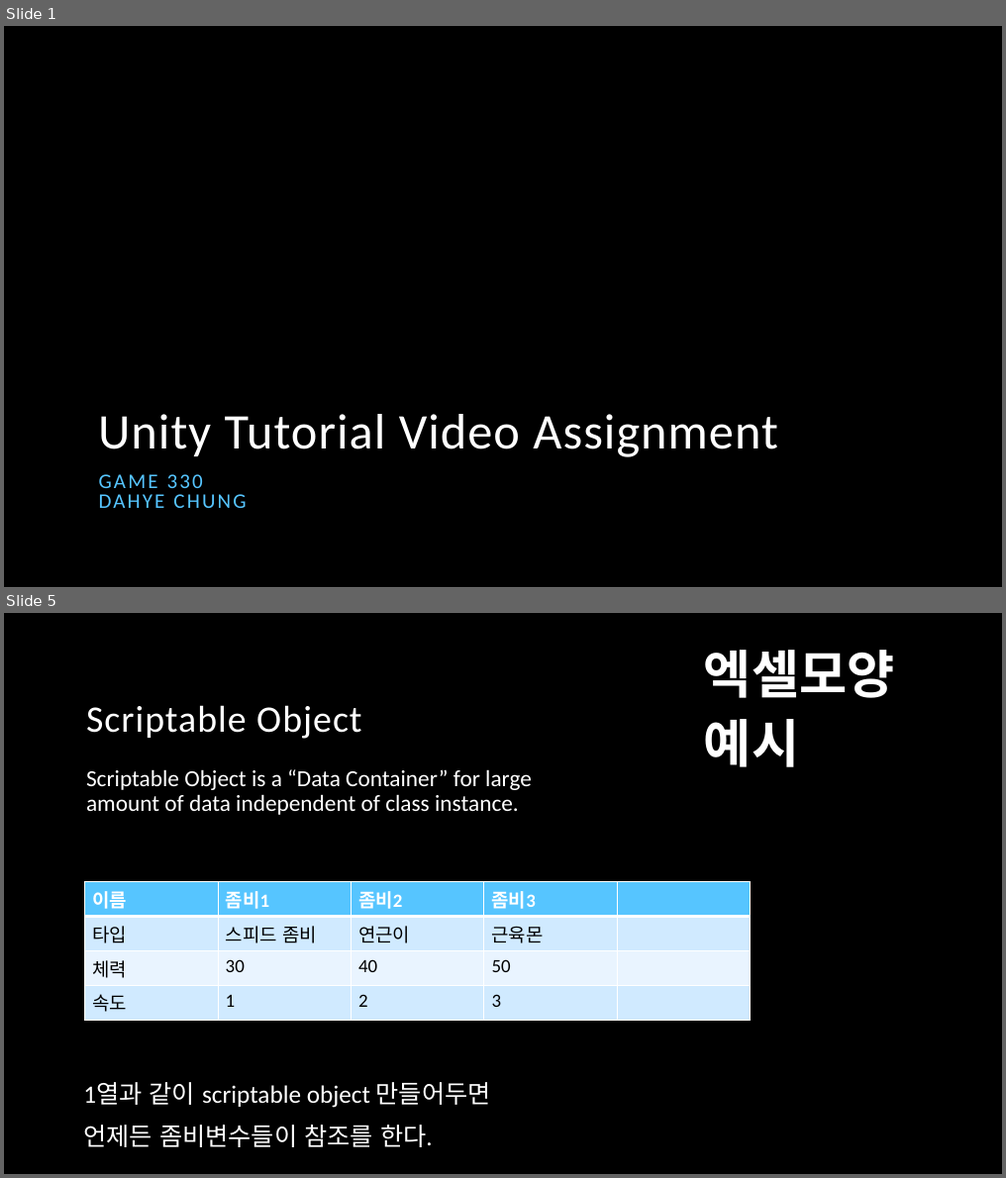
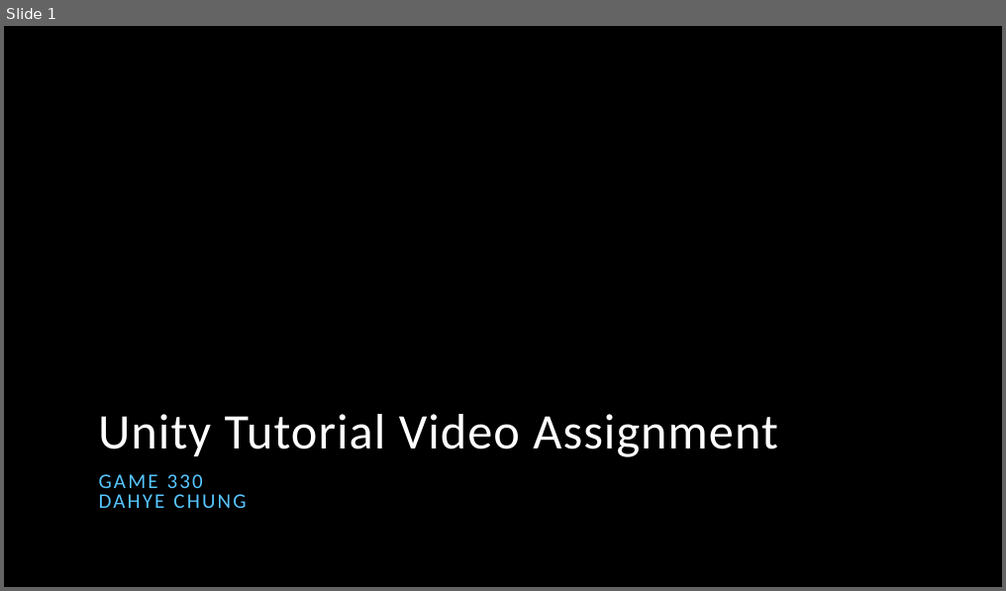
Before and after one commit to DahyeChung/2023Fall, a slide deck: Game 330 Unity/Unity Tutorial/Scriptable Object Tutorial.pptx. Shown one above the other, each under a label of ours: slides 1 and 5 before the commit, slide 1 after it; the slides between them are not shown. The pictures are 1006x1178 and 1006x591 pixels, drawn with LibreOffice and Linux fonts; fonts in the diff are those of the drawing; background and template pictures are left out. Boxes give left, top, right and bottom in pixels: in the first picture for what was removed or moved away, otherwise in the second. Text is boxed around its words. In the diff, an @@ line names an element or a change of style, - is before the commit and + after.

```diff
--- a/Game 330 Unity/Unity Tutorial/Scriptable Object Tutorial.pptx
+++ b/Game 330 Unity/Unity Tutorial/Scriptable Object Tutorial.pptx
@@ slide 5 removed at (4, 613, 1002, 1174), background picture (left out) @@
@@ text removed at (704, 650, 895, 767) @@
-엑셀모양
-예시
@@ title removed at (86, 705, 361, 739) @@
-Scriptable Object
@@ text removed at (86, 769, 532, 815) @@
-Scriptable Object is a “Data Container” for large amount of data independent of class instance.
@@ table removed at (85, 881, 751, 1016), 4 rows, 5 columns @@
-이름 | 좀비1 | 좀비2 | 좀비3 | 
-타입 | 스피드 좀비 | 연근이 | 근육몬 | 
-체력 | 30 | 40 | 50 | 
-속도 | 1 | 2 | 3 | 
@@ text removed at (83, 1082, 491, 1148) @@
-1열과 같이 scriptable object 만들어두면
-언제든 좀비변수들이 참조를 한다.
```
Also in this commit, not shown: 1 slide changed, 8 slides added, 4 other slides removed, 3 other files.
